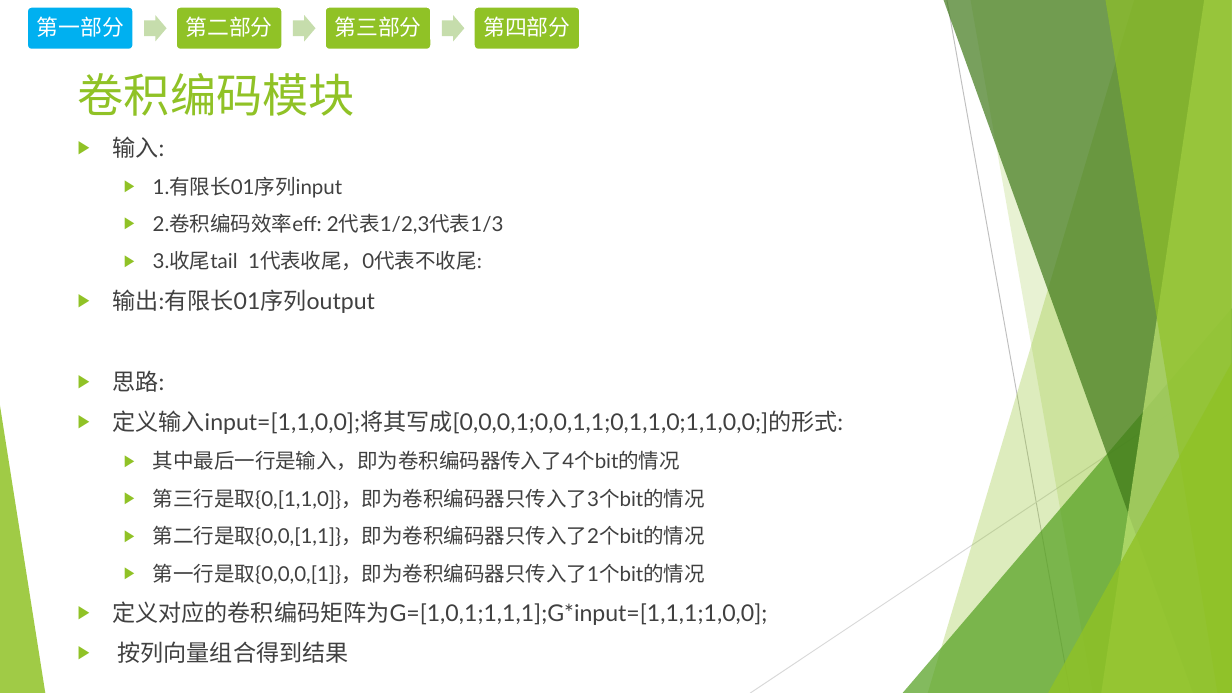
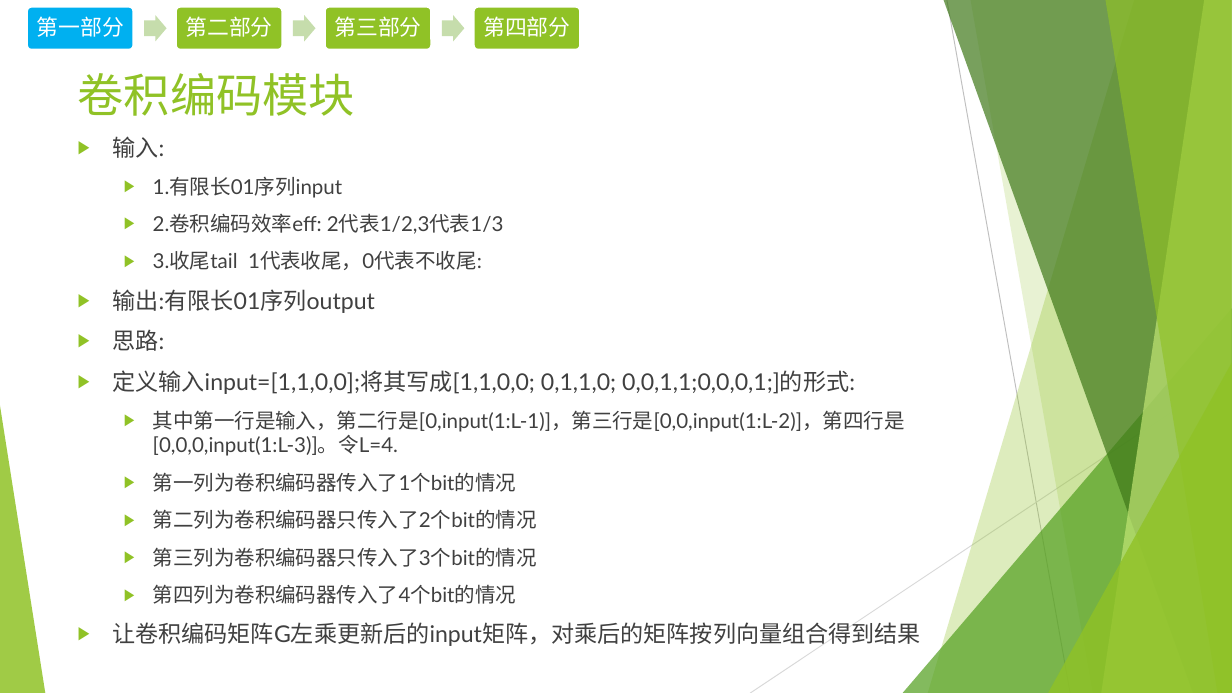
Before and after one commit to EECodingPresentation/project1, a slide deck: slide 6 of v1.pptx. Drawn at 1232x693 pixels with LibreOffice and Linux fonts; fonts in the diff are those of the drawing. Boxes give left, top, right and bottom in pixels: in the first picture for what was removed or moved away, otherwise in the second. Text is boxed around its words. In the diff, an @@ line names an element or a change of style, - is before the commit and + after.

Commit message:
修改卷积编码模块输入矩阵的处理；修改ppt对应内容

```diff
--- a/v1.pptx
+++ b/v1.pptx
@@ text at (112,370,921,646): text changed @@
-▶ 定义输入input=[1,1,0,0];将其写成[0,0,0,1;0,0,1,1;0,1,1,0;1,1,0,0;]的形式:
-  ▶ 其中最后一行是输入，即为卷积编码器传入了4个bit的情况
-  ▶ 第三行是取{0,[1,1,0]}，即为卷积编码器只传入了3个bit的情况
-  ▶ 第二行是取{0,0,[1,1]}，即为卷积编码器只传入了2个bit的情况
-  ▶ 第一行是取{0,0,0,[1]}，即为卷积编码器只传入了1个bit的情况
-▶ 定义对应的卷积编码矩阵为G=[1,0,1;1,1,1];G*input=[1,1,1;1,0,0];
-▶ 按列向量组合得到结果
+▶ 定义输入input=[1,1,0,0];将其写成[1,1,0,0; 0,1,1,0; 0,0,1,1;0,0,0,1;]的形式:
+  ▶ 其中第一行是输入，第二行是[0,input(1:L-1)]，第三行是[0,0,input(1:L-2)]，第四行是[0,0,0,input(1:L-3)]。令L=4.
+  ▶ 第一列为卷积编码器传入了1个bit的情况
+  ▶ 第二列为卷积编码器只传入了2个bit的情况
+  ▶ 第三列为卷积编码器只传入了3个bit的情况
+  ▶ 第四列为卷积编码器传入了4个bit的情况
+▶ 让卷积编码矩阵G左乘更新后的input矩阵，对乘后的矩阵按列向量组合得到结果
```
Also in this commit, not shown: 1 slide added, 3 other files.
